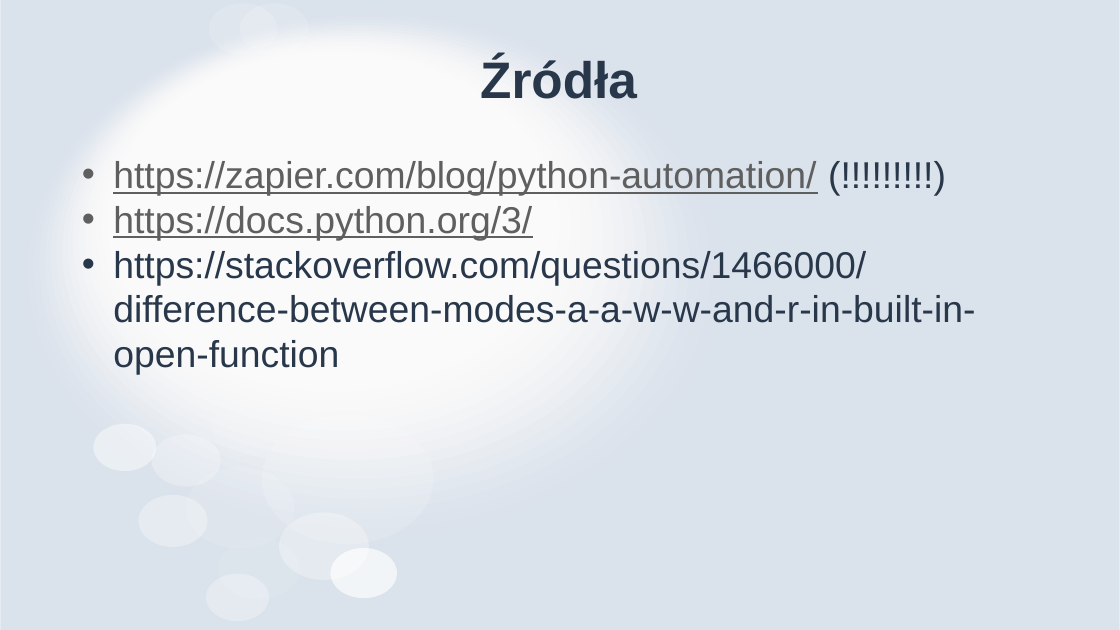
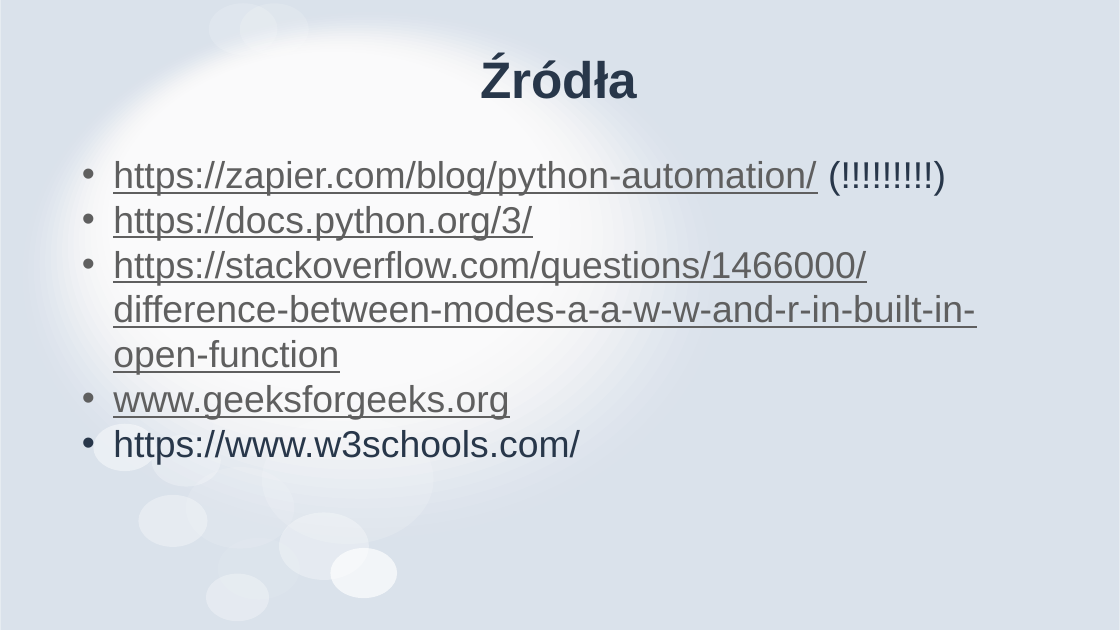
Before and after one commit to MikoStoro/ETI_Academy_python, a slide deck: slide 15 of EverydayPython/EverydayPython.pptx. Drawn at 1120x630 pixels with LibreOffice and Linux fonts; fonts in the diff are those of the drawing. Boxes give left, top, right and bottom in pixels: in the first picture for what was removed or moved away, otherwise in the second. Text is boxed around its words. In the diff, an @@ line names an element or a change of style, - is before the commit and + after.

Commit message:
updated Everyday Python

```diff
--- a/EverydayPython/EverydayPython.pptx
+++ b/EverydayPython/EverydayPython.pptx
@@ text at [113,251,975,375]: text colour #28374A to #5F5F5F, underline on in "https://stackoverflow.com/questions/1466000/difference-betwe ..." @@
@@ text at [113,385,580,465]: paragraphs added @@
+• www.geeksforgeeks.org
+• https://www.w3schools.com/
```
